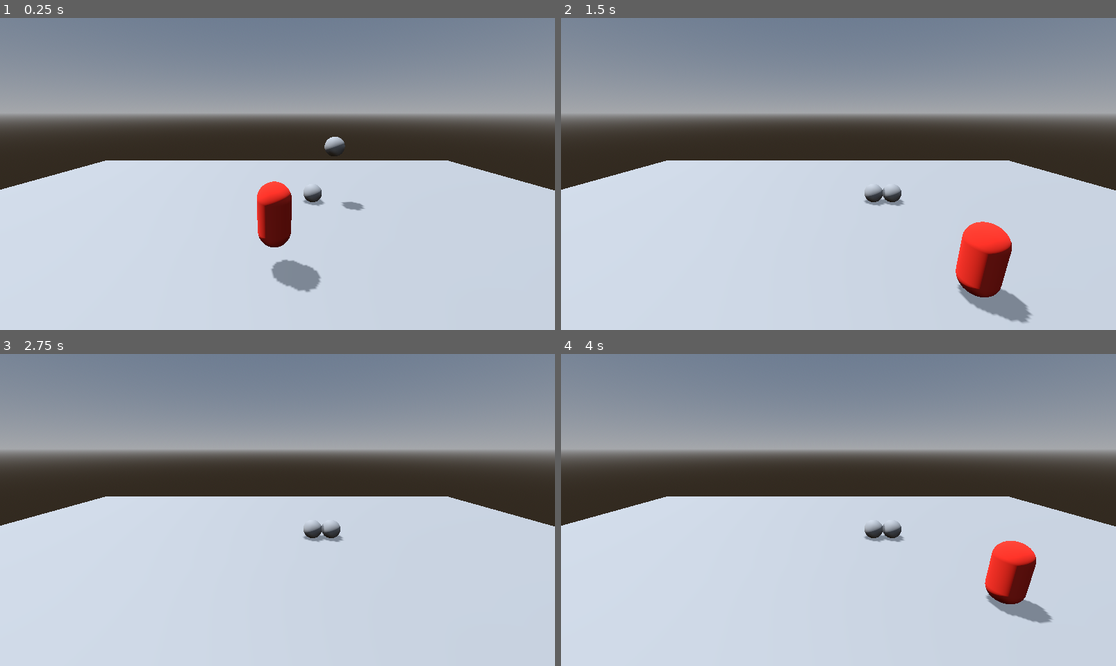
Above: before the commit, frames 1-4 (two rows, left to right).
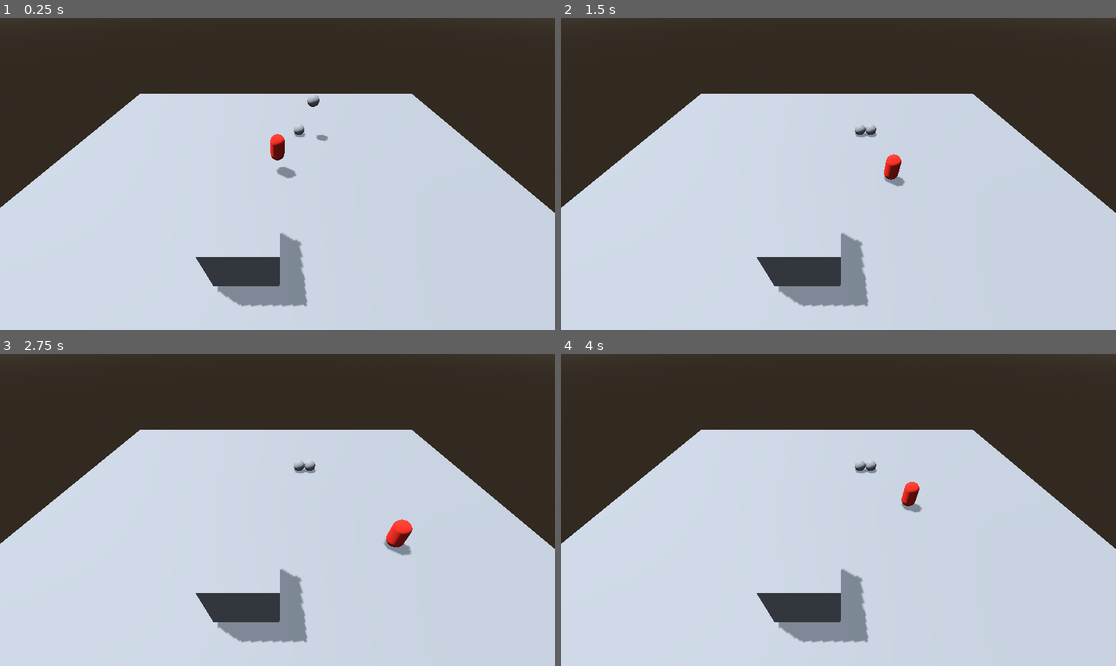
Above: after the commit, the same moments.

Repository: odiegosilva1/The-Crypt-2D
Game: Godot game, scene res://world.tscn
Two runs of this game, one before a commit and one after it. Both use one fixed random seed, a clock stepped at 60 frames per second and the inputs below. The project has no main scene, so this scene is started directly.
Inputs:
- Up to frame 1 (0.25 s): no input
- Up to frame 2 (1.5 s): tap Enter (ui_accept) at 0.5, 0.77 s; hold Right (ui_right) 0.53-1.28 s; hold Down (ui_down) from 1.28 s (still down)
- Up to frame 3 (2.75 s): tap Enter (ui_accept) at 1.52 s; release Down (ui_down) at 2.03 s; hold Right (ui_right) from 2.03 s (still down)
- Up to frame 4 (4 s): release Right (ui_right) at 2.78 s; hold Up (ui_up) 2.78-3.53 s; tap Enter (ui_accept) at 3.02, 3.77 s; hold Left (ui_left) from 3.53 s (still down)

The runs differ from the first frame. In frame 1, 48% of the frame differs, in the area x 0-100%, y 0-93%; in frame 2, 50%, in the area x 0-100%, y 0-98%; in frame 3, 47%; in frame 4, 49%.

Commit message:
Update world.tscn

Diff:
--- a/novo-projeto-de-jogo/world.tscn
+++ b/novo-projeto-de-jogo/world.tscn
@@ -31,7 +31,7 @@
 [node name="world" type="Node3D"]
 
 [node name="ground" type="MeshInstance3D" parent="."]
-transform = Transform3D(1, 0, 0, 0, 1, 0, 0, 0, 1, 0, 0.0277853, 0)
+transform = Transform3D(1, 0, 0, 0, 1, 0, 0, 0, 1, -0.196875, -0.202299, 0.537872)
 mesh = SubResource("BoxMesh_8xyap")
 
 [node name="StaticBody3D" type="StaticBody3D" parent="ground"]
@@ -40,7 +40,7 @@
 shape = SubResource("ConcavePolygonShape3D_fto5v")
 
 [node name="Camera3D" type="Camera3D" parent="."]
-transform = Transform3D(1, 0, 0, 0, 0.957783, 0.287494, 0, -0.287494, 0.957783, 0.0914647, 4.94048, 5.35174)
+transform = Transform3D(1, 0, 0, 0, 0.726611, 0.68705, 0, -0.68705, 0.726611, 0, 10.5251, 11.6139)
 
 [node name="player" type="CharacterBody3D" parent="."]
 transform = Transform3D(1, 0, 0, 0, 1, 0, 0, 0, 1, 0, 2.29652, 0)
@@ -61,7 +61,7 @@
 environment = ExtResource("1_pebhx")
 
 [node name="DirectionalLight3D" type="DirectionalLight3D" parent="."]
-transform = Transform3D(0.927946, -0.138641, -0.345969, 0.306157, -0.245856, 0.919686, -0.212565, -0.95934, -0.185696, -1.75937, 10.1332, 11.3401)
+transform = Transform3D(0.927946, -0.138641, -0.345969, 0.306157, -0.245856, 0.919686, -0.212565, -0.95934, -0.185695, -1.75937, 8.19795, 11.3401)
 light_indirect_energy = 2.0
 shadow_enabled = true
 shadow_opacity = 0.8
